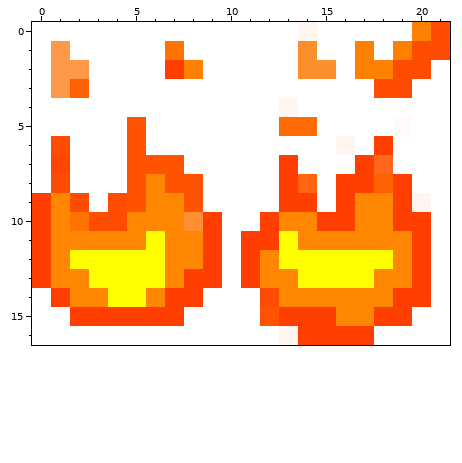
Two versions of one pixel-art sprite, data/img/sprites/fireball.png. Above, as it was before the edit.
The file is 22x17 pixels. Colours within 5 levels of each other are drawn and written as one.
Once edited:
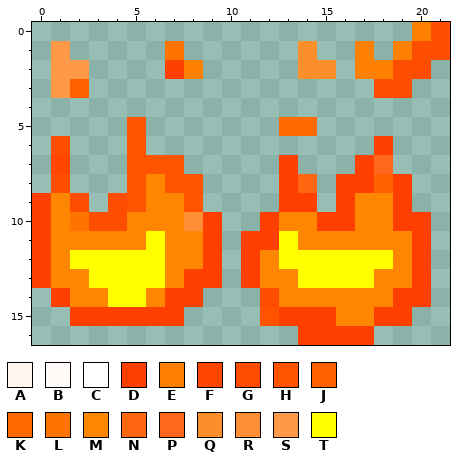
Palette (. is transparent): A #fff6f2  B #fffaf8  C #ffffff  D #ff3f00  E #fd8000  F #ff4500  G #ff4d00  H #ff5300  J #ff6100  K #ff6b00  L #ff7300  M #ff8600  N #ff660f  P #ff671c  Q #fa8f2c  R #ff8e34  S #ff9847  T #ffff00
From old to new:
Colour A is removed in row 0 at x 14; in row 4 at x 13; in row 6 at x 16; in row 9 at x 20; in row 16 at x 13.
Colour B is removed in row 5 at x 19.
Colour C is removed in row 0 at x 0 to 13 and 15 to 19; in row 1 at x 0, 2 to 6, 8 to 13, 15 to 16 and 18; in row 2 at x 0, 3 to 6, 9 to 13, 16 and 21; in row 3 at x 0, 3 to 17 and 20 to 21; in row 4 at x 0 to 12 and 14 to 21; in row 5 at x 0 to 4, 6 to 12, 15 to 18 and 20 to 21.
Colour C is removed in row 6 at x 0, 2 to 4, 6 to 15, 17 and 19 to 21; in row 7 at x 0, 2 to 4, 8 to 12, 14 to 16 and 19 to 21; in row 8 at x 0, 2 to 4, 9 to 12, 15 and 20 to 21; in row 9 at x 3, 9 to 12, 15 and 21; in row 10 at x 10 to 11 and 21; in rows 11 to 13 at x 10 and 21.
Colour C is removed in row 14 at x 0, 9 to 11 and 21; in row 15 at x 0 to 1, 8 to 11 and 20 to 21; in row 16 at x 0 to 12 and 18 to 21.
Where, in picture pixels (left, top, right, bottom), the same in both pictures:
erased: (32, 22, 450, 345)
